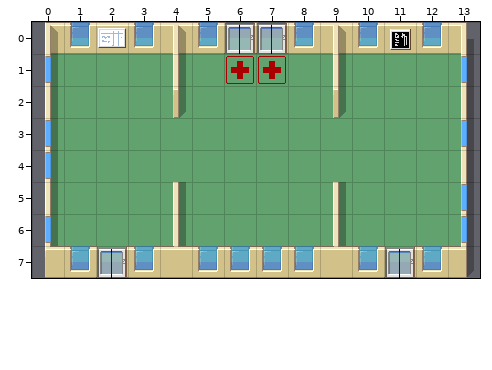
One commit to this Tiled map: data/tutorial4.tmx. The picture above was drawn from the file before the commit.
Cells are 32x32 px. Shown: x 0..13, y 0..7.
The same view after the edit:
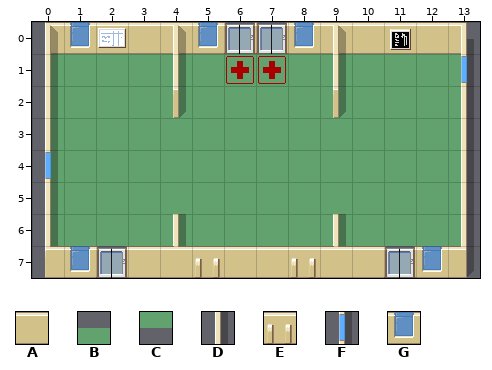
Key: from "hospital_256": A 0, B 12, C 13, D 16, E 24, F 35, G 43.
_ is an empty cell.
See-through tiles are keyed as they look on the map.
The exact change:
Layer "floor":
Tile B is gone in row 0 at x 1, 3, 5, 8, 10 and 12.
Tile C is gone in row 7 at x 1 to 3, 5 to 8 and 10 to 12.
Layer "Walls":
Tile G becomes tile A in row 0 at x 3, 10 and 12; in row 7 at x 3, 6 to 7 and 10.
Tile F becomes tile D in row 1 at x 0; in row 3 at x 0 and 13; in row 5 at x 13; in row 6 at x 0 and 13.
Tile G becomes tile E in row 7 at x 5 and 8.
Tile D is gone in row 5 at x 4 and 9.
